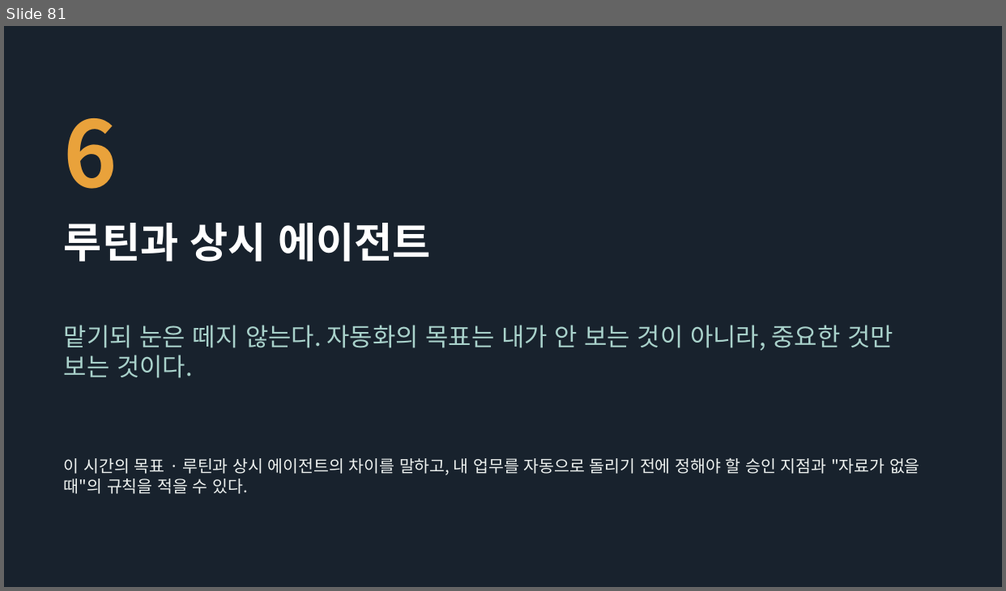
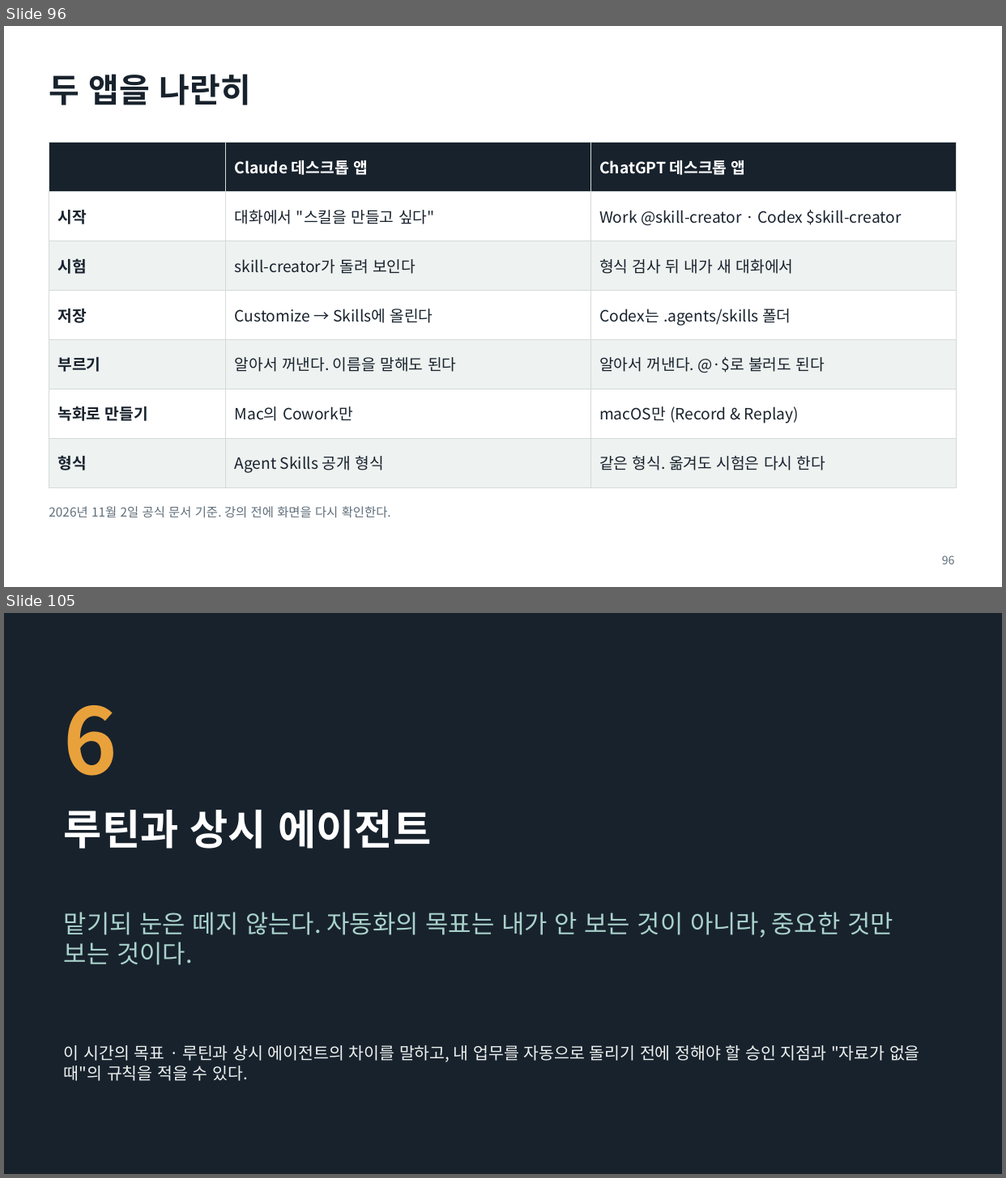
Before and after one commit to aplaxas/AI-Harness, a slide deck: courses/ai-for-work/2-week/decks/2주차-AI와-일하는-법.pptx. Shown one above the other, each under a label of ours: slide 81 before the commit, slides 96 and 105 after it; the slides between them are not shown. The pictures are 1006x591 and 1006x1178 pixels, drawn with LibreOffice and Linux fonts; fonts in the diff are those of the drawing. Boxes give left, top, right and bottom in pixels: in the first picture for what was removed or moved away, otherwise in the second. Text is boxed around its words. In the diff, an @@ line names an element or a change of style, - is before the commit and + after.

```diff
--- a/courses/ai-for-work/2-week/decks/2주차-AI와-일하는-법.pptx
+++ b/courses/ai-for-work/2-week/decks/2주차-AI와-일하는-법.pptx
@@ slide 96 added at (4, 26, 1002, 587), background #FFFFFF @@
@@ title added at (49, 74, 251, 105), 32 pt, text #18222D, bold @@
+두 앱을 나란히
@@ table added at (49, 142, 957, 476), 7 rows, 3 columns @@
+ | Claude 데스크톱 앱 | ChatGPT 데스크톱 앱
+시작 | 대화에서 "스킬을 만들고 싶다" | Work @skill-creator · Codex $skill-creator
+시험 | skill-creator가 돌려 보인다 | 형식 검사 뒤 내가 새 대화에서
+저장 | Customize → Skills에 올린다 | Codex는 .agents/skills 폴더
+부르기 | 알아서 꺼낸다. 이름을 말해도 된다 | 알아서 꺼낸다. @·$로 불러도 된다
+녹화로 만들기 | Mac의 Cowork만 | macOS만 (Record & Replay)
+형식 | Agent Skills 공개 형식 | 같은 형식. 옮겨도 시험은 다시 한다
@@ text added at (49, 506, 391, 518), 12 pt, text #5F6E7A @@
+2026년 11월 2일 공식 문서 기준. 강의 전에 화면을 다시 확인한다.
@@ page number added at (942, 556, 955, 565), 11 pt, text #5F6E7A @@
+96
@@ what was slide 81 is now slide 105 @@
```
Also in this commit, not shown: 4 slides changed, 23 other slides added, 8 other files.
